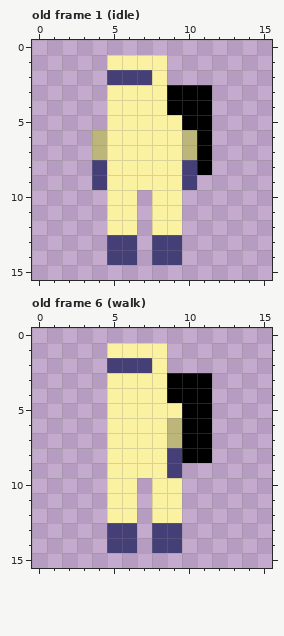
One commit to this pixel-art file: assets/prepper.aseprite. Above is the file before it was changed.
16x16 pixels, 7 frames. Shown: old frame 1 (idle), old frame 6 (walk). The commit also changed other frames, which this record leaves out.
The result:
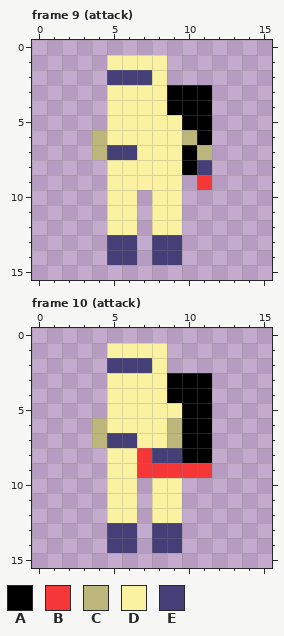
Palette (. is transparent): A #000000  B #f63737  C #bdb67b  D #faf2a1  E #453f78
A new or re-ordered frame is compared with the old frame closest to it.
Change:
frames 7 -> 12
Frame 9 (attack) is new; against old frame 1 (idle):
Colour C becomes colour A in row 7 at x 10.
Colour E becomes colour A in row 8 at x 10.
The author put colour B in row 9 at x 11.
Colour A becomes colour C in row 7 at x 11.
Colour A becomes colour E in row 8 at x 11.
Colour D becomes colour E in row 7 at x 5 to 6.
Colour E is gone in row 8 at x 4; in row 9 at x 4 and 10.
Frame 10 (attack) is new; against old frame 6 (walk):
The author put colour B in row 9 at x 10 to 11.
Colour D becomes colour B in row 8 at x 7; in row 9 at x 7 to 8.
Colour E becomes colour B in row 9 at x 9.
The author put colour C in rows 6 to 7 at x 4.
Colour D becomes colour E in row 7 at x 5 to 6; in row 8 at x 8.
Boxes around the changes in both pictures, in picture pixels (x1, y1, x2, y2):
changed: (92, 145, 212, 190)
changed: (92, 418, 212, 478)
